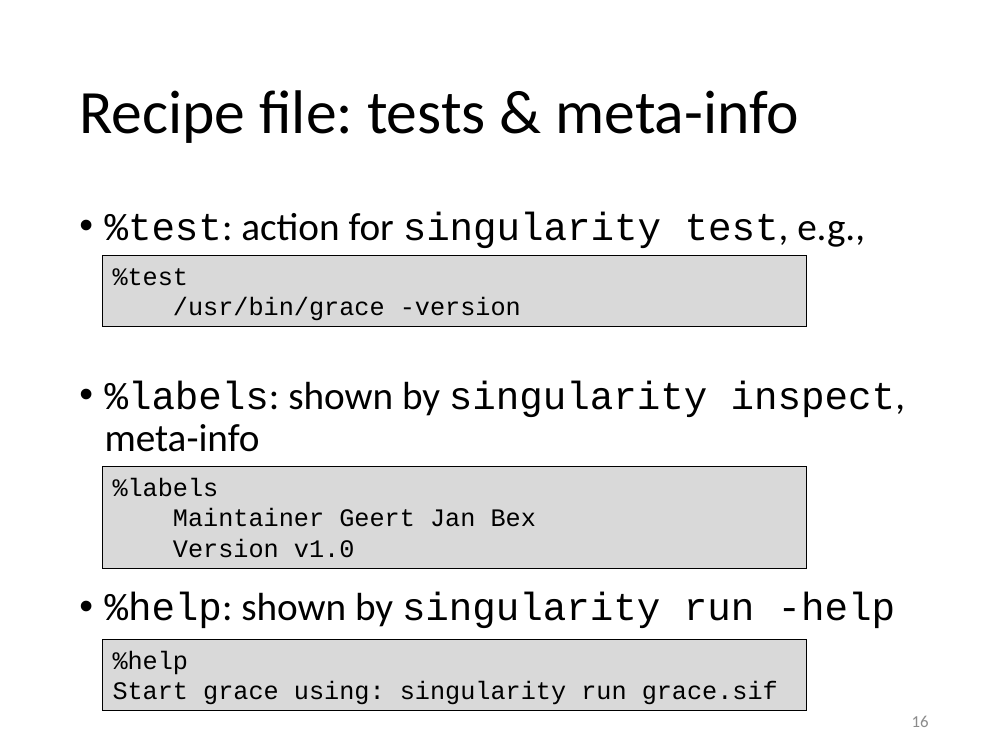
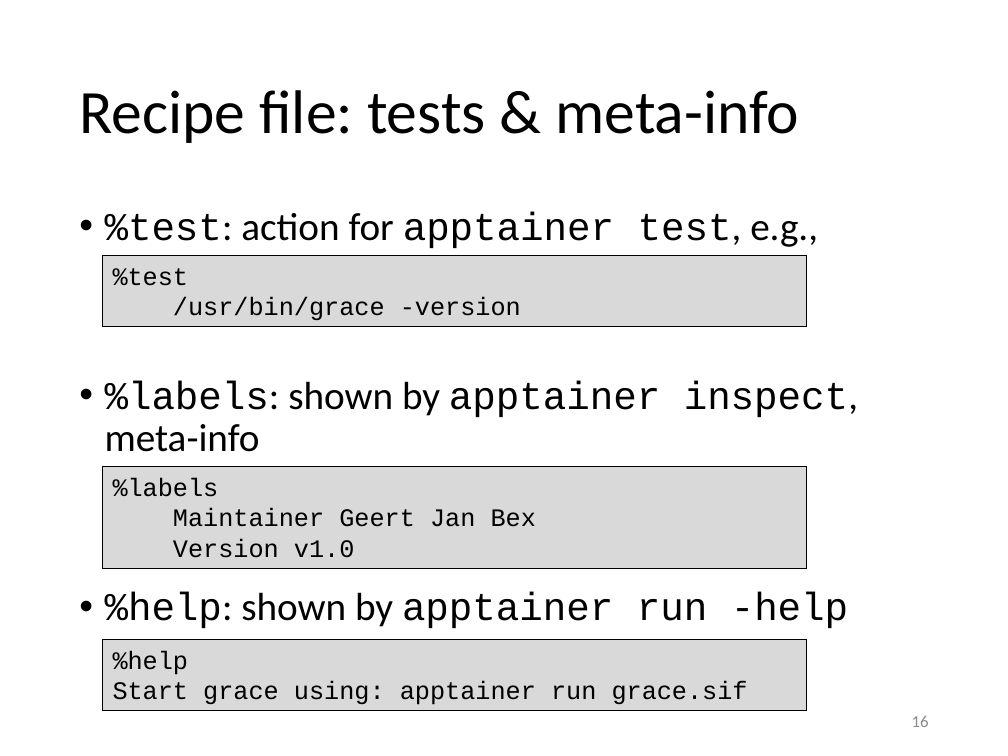
Before and after one commit to gjbex/Containers-for-HPC, a slide deck: slide 16 of containers_for_hpc.pptx. Drawn at 1008x756 pixels with LibreOffice and Linux fonts; fonts in the diff are those of the drawing. Boxes give left, top, right and bottom in pixels: in the first picture for what was removed or moved away, otherwise in the second. Text is boxed around its words. In the diff, an @@ line names an element or a change of style, - is before the commit and + after.

Commit message:
Update for apptainer, slurm

```diff
--- a/containers_for_hpc.pptx
+++ b/containers_for_hpc.pptx
@@ text at (x1=105, y1=212, x2=858, y2=628): text changed @@
-• %test: action for singularity test, e.g.,
-• %labels: shown by singularity inspect, meta-info
-• %help: shown by singularity run -help
+• %test: action for apptainer test, e.g.,
+• %labels: shown by apptainer inspect, meta-info
+• %help: shown by apptainer run -help
@@ text in rectangle at (x1=113, y1=681, x2=748, y2=705): text changed @@
-Start grace using: singularity run grace.sif
+Start grace using: apptainer run grace.sif
```
Also in this commit, not shown: 21 other slides changed.
